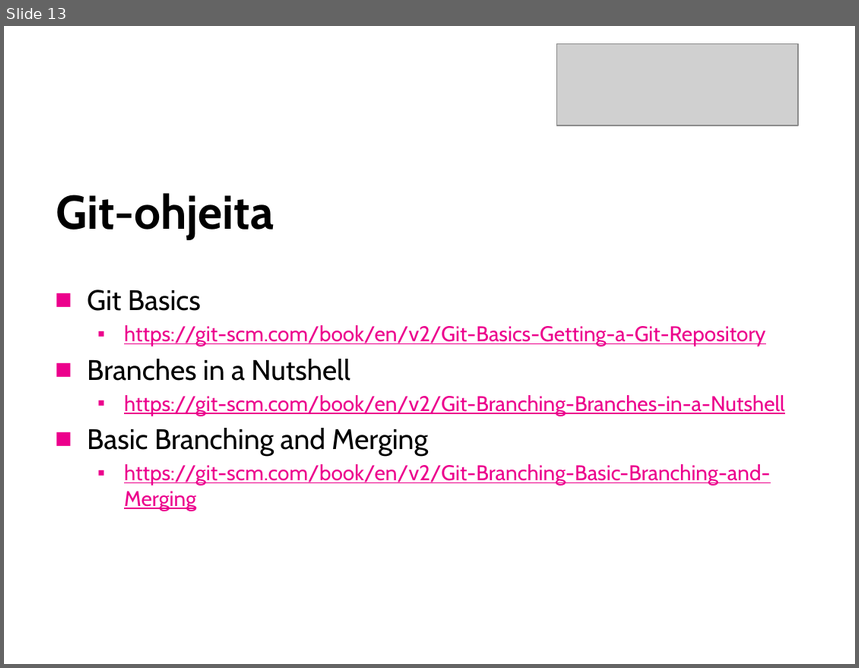
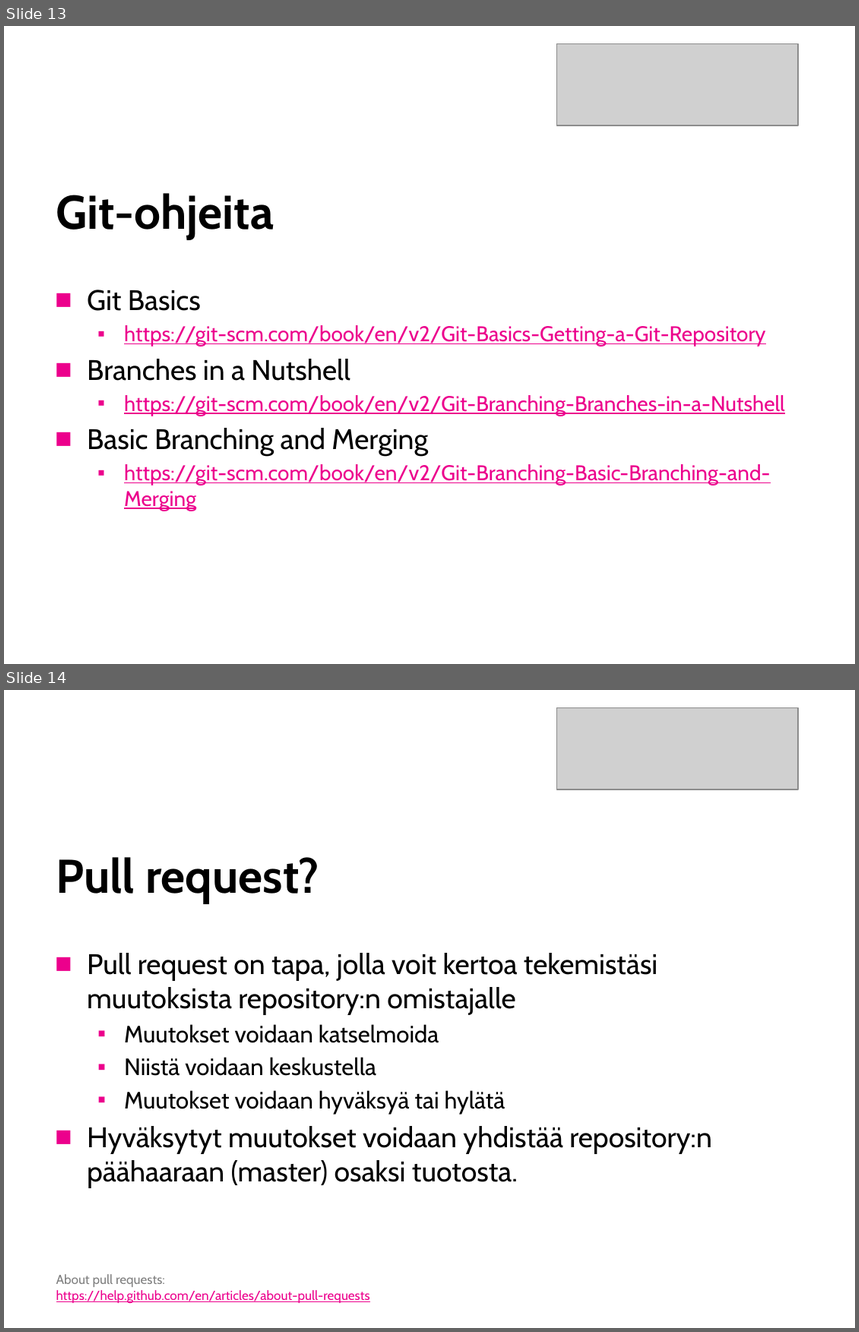
Before and after one commit to SavoniaUAS/versioncontrol, a slide deck: versionhallinta.pptx. Shown one above the other, each under a label of ours: slide 13 before the commit, slides 13 and 14 after it. The pictures are 859x668 and 859x1332 pixels, drawn with LibreOffice and Linux fonts; fonts in the diff are those of the drawing; grey boxes stand for pictures; background and template pictures are left out. Boxes give left, top, right and bottom in pixels: in the first picture for what was removed or moved away, otherwise in the second. Text is boxed around its words. In the diff, an @@ line names an element or a change of style, - is before the commit and + after.

Commit message:
Lisätty loput esimerkkikuvat git-työnkulkuun. Lisätty dia pull requestista.

```diff
--- a/versionhallinta.pptx
+++ b/versionhallinta.pptx
@@ slide 14 added at bbox=[4, 690, 855, 1328], background picture (left out) @@
@@ picture added at bbox=[557, 708, 798, 790] @@
@@ title added at bbox=[56, 857, 319, 904], 40 pt, text #000000, bold @@
+Pull request?
@@ text added at bbox=[87, 953, 712, 1188], 24 pt, text #000000 @@
+■ Pull request on tapa, jolla voit kertoa tekemistäsi muutoksista repository:n omistajalle
+  ▪ Muutokset voidaan katselmoida
+  ▪ Niistä voidaan keskustella
+  ▪ Muutokset voidaan hyväksyä tai hylätä
+■ Hyväksytyt muutokset voidaan yhdistää repository:n päähaaraan (master) osaksi tuotosta.
@@ text added at bbox=[56, 1274, 370, 1304], 11 pt, text #EC008C, underline @@
+About pull requests:
+https://help.github.com/en/articles/about-pull-requests
```
Also in this commit, not shown: 2 slides changed, 6 other slides added.
